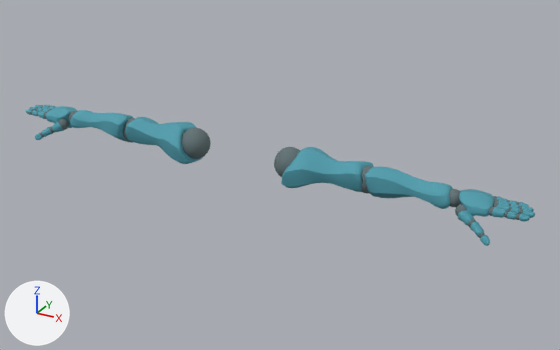
What one commit did to the FBX model SwordDodger/Assets/Models/ybot arms.fbx.
Camera for both pictures: a camera (50 mm lens) standing at (1.292, -2.018, 2.423) and looking at (0.132, 0.092, 1.368). Lighting does not change. The marker at lower left points along +X, +Y and +Z. Where no turn or scale is listed for an object, it has been applied to the vertices.

Before the edit, the objects in view are built like this:
```python
me_mesh = bpy.data.meshes.new('Mesh')
me_mesh.from_pydata(...)  # 8158 vertices, 8094 faces; spans x -0.97..0.97, y -0.03..0.12, z 1.35..1.5
me_mesh.materials.append(mat_alpha_body_mat)  # cyan #4f9dad
me_mesh_001 = bpy.data.meshes.new('Mesh.001')
me_mesh_001.from_pydata(...)  # 6312 vertices, 6720 faces; spans x -0.95..0.95, y -0.02..0.12, z 1.36..1.49
me_mesh_001.materials.append(mat_alpha_joints_mat)  # dark cyan #627375
ob_alpha_joints = bpy.data.objects.new('Alpha_Joints', me_mesh_001)
ob_alpha_joints.location = (0.0, 0.0, 0.0)
ob_alpha_surface = bpy.data.objects.new('Alpha_Surface', me_mesh)
ob_alpha_surface.location = (0.0, 0.0, 0.0)
```
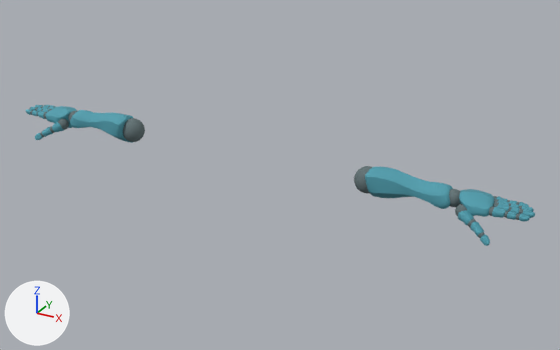
Patch to the scene script:
```diff
--- a/SwordDodger/Assets/Models/ybot arms.fbx.py
+++ b/SwordDodger/Assets/Models/ybot arms.fbx.py
@@ me_mesh_001 @@
 me_mesh_001.from_pydata(...)  # 6312 vertices, 6720 faces; spans x -0.95..0.95, y -0.02..0.12, z 1.36..1.49
 # used by ob_alpha_joints; location = (0.0, 0.0, 0.0)
+# me_mesh_001 part 1: the loose piece of 382 vertices spanning x 0.13..0.24, y 0.01..0.11, z 1.38..1.49 is deleted
+# me_mesh_001 part 2: the loose piece of 382 vertices spanning x -0.24..-0.13, y 0.01..0.11, z 1.38..1.49 is deleted
 me_mesh_001.materials.append(mat_alpha_joints_mat)
@@ me_mesh @@
 me_mesh.from_pydata(...)  # 8158 vertices, 8094 faces; spans x -0.97..0.97, y -0.03..0.12, z 1.35..1.5
 # used by ob_alpha_surface; location = (0.0, 0.0, 0.0)
+# me_mesh part 3: the loose piece of 588 vertices spanning x 0.17..0.47, y -0.02..0.12, z 1.36..1.5 is deleted
+# me_mesh part 4: the loose piece of 588 vertices spanning x -0.47..-0.17, y -0.02..0.12, z 1.36..1.5 is deleted
 me_mesh.materials.append(mat_alpha_body_mat)
```

Where the change shows, as pixel boxes (x1, y1, x2, y2) in the pictures (560 x 350 px):
part 1 of me_mesh_001, deleted
    before: (274, 147, 300, 177)
part 2 of me_mesh_001, deleted
    before: (182, 128, 211, 159)
part 3 of me_mesh, deleted (cyan)
    before: (281, 147, 374, 192)
part 4 of me_mesh, deleted (cyan)
    before: (125, 117, 203, 164)
